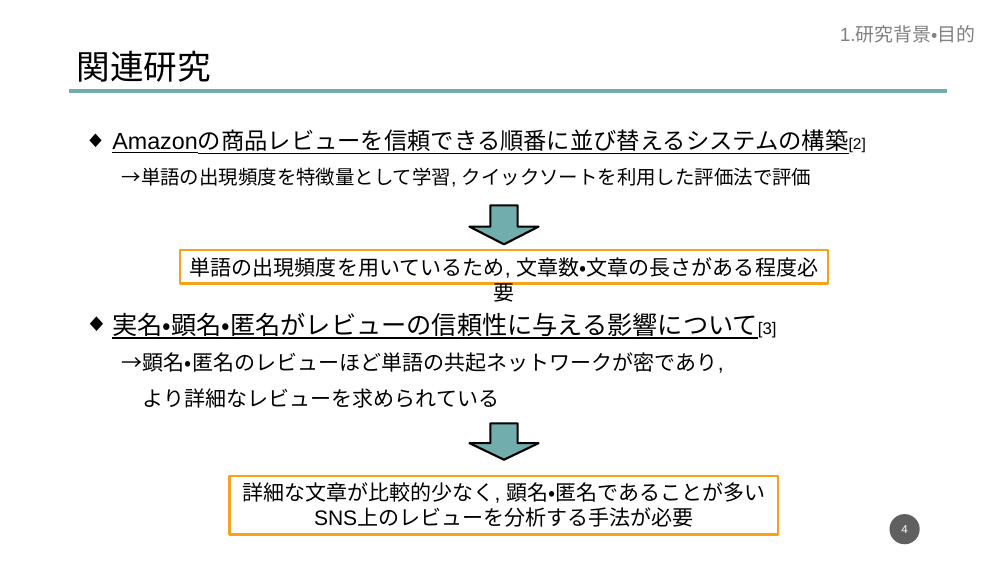
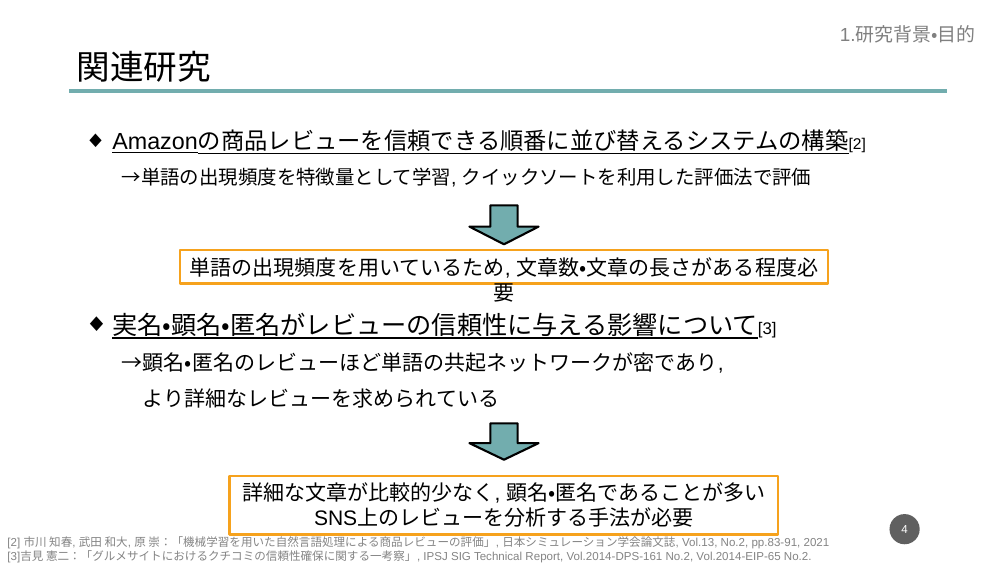
Before and after one commit to dora937nishikori/investigation, a slide deck: slide 4 of 修論/修論発表資料.pptx. Drawn at 1008x567 pixels with LibreOffice and Linux fonts; fonts in the diff are those of the drawing. Boxes give left, top, right and bottom in pixels: in the first picture for what was removed or moved away, otherwise in the second. Text is boxed around its words. In the diff, an @@ line names an element or a change of style, - is before the commit and + after.

```diff
--- a/修論/修論発表資料.pptx
+++ b/修論/修論発表資料.pptx
@@ text added at [7, 534, 830, 563], 11 pt, text #848484 @@
+[2] 市川 知春, 武田 和大, 原 崇：「機械学習を用いた自然言語処理による商品レビューの評価」, 日本シミュレーション学会論文誌, Vol.13, No.2, pp.83-91, 2021
+[3]吉見 憲二：「グルメサイトにおけるクチコミの信頼性確保に関する一考察」, IPSJ SIG Technical Report, Vol.2014-DPS-161 No.2, Vol.2014-EIP-65 No.2.
```
Also in this commit, not shown: 3 other slides changed.
